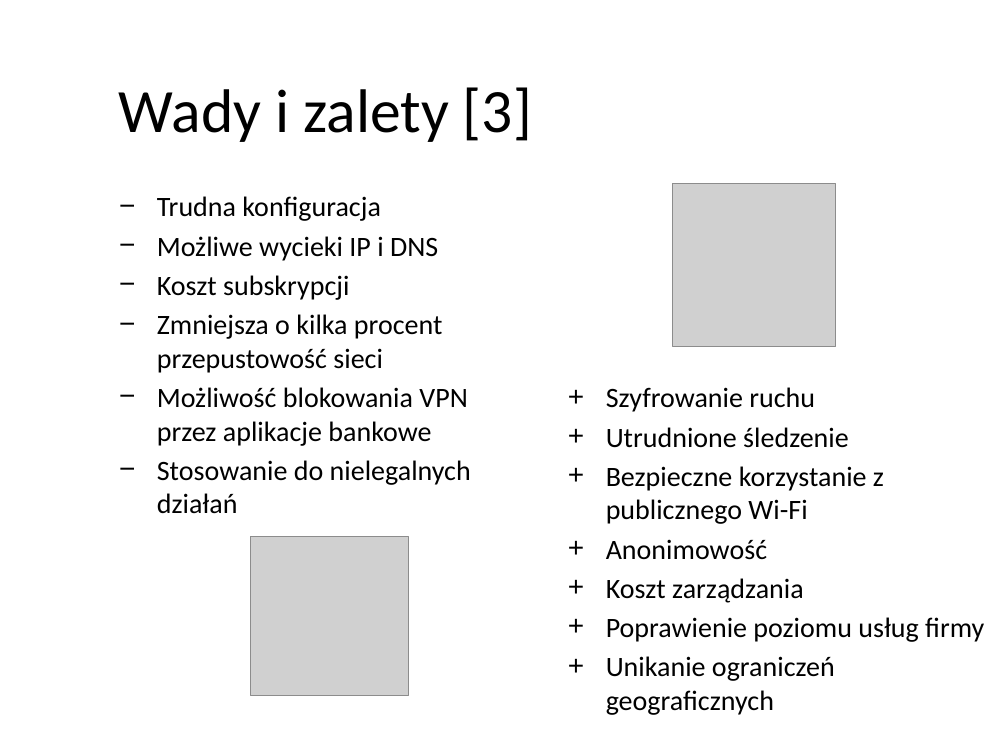
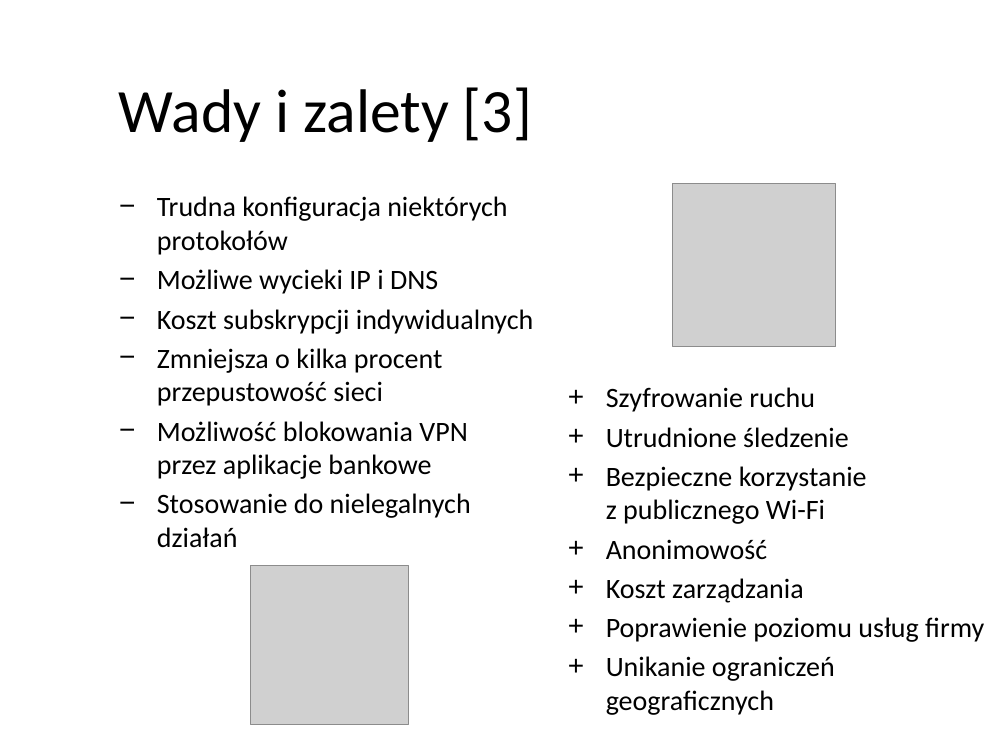
Before and after one commit to pwr227078/Reports, a slide deck: slide 8 of VPN/VPN.pptx. Drawn at 1008x756 pixels with LibreOffice and Linux fonts; fonts in the diff are those of the drawing; grey boxes stand for pictures; background and template pictures are left out. Boxes give left, top, right and bottom in pixels: in the first picture for what was removed or moved away, otherwise in the second. Text is boxed around its words. In the diff, an @@ line names an element or a change of style, - is before the commit and + after.

```diff
--- a/VPN/VPN.pptx
+++ b/VPN/VPN.pptx
@@ text at [157, 196, 507, 255]: text changed @@
-− Trudna konfiguracja
+− Trudna konfiguracja niektórych protokołów
@@ text at [157, 309, 534, 334]: text changed @@
-− Koszt subskrypcji
+− Koszt subskrypcji indywidualnych
@@ picture: place and size @@
-picture at [250, 537, 408, 696]
+picture at [250, 565, 408, 724]
```
Also in this commit, not shown: 10 other slides changed, 1 slide added, 1 slide removed.
